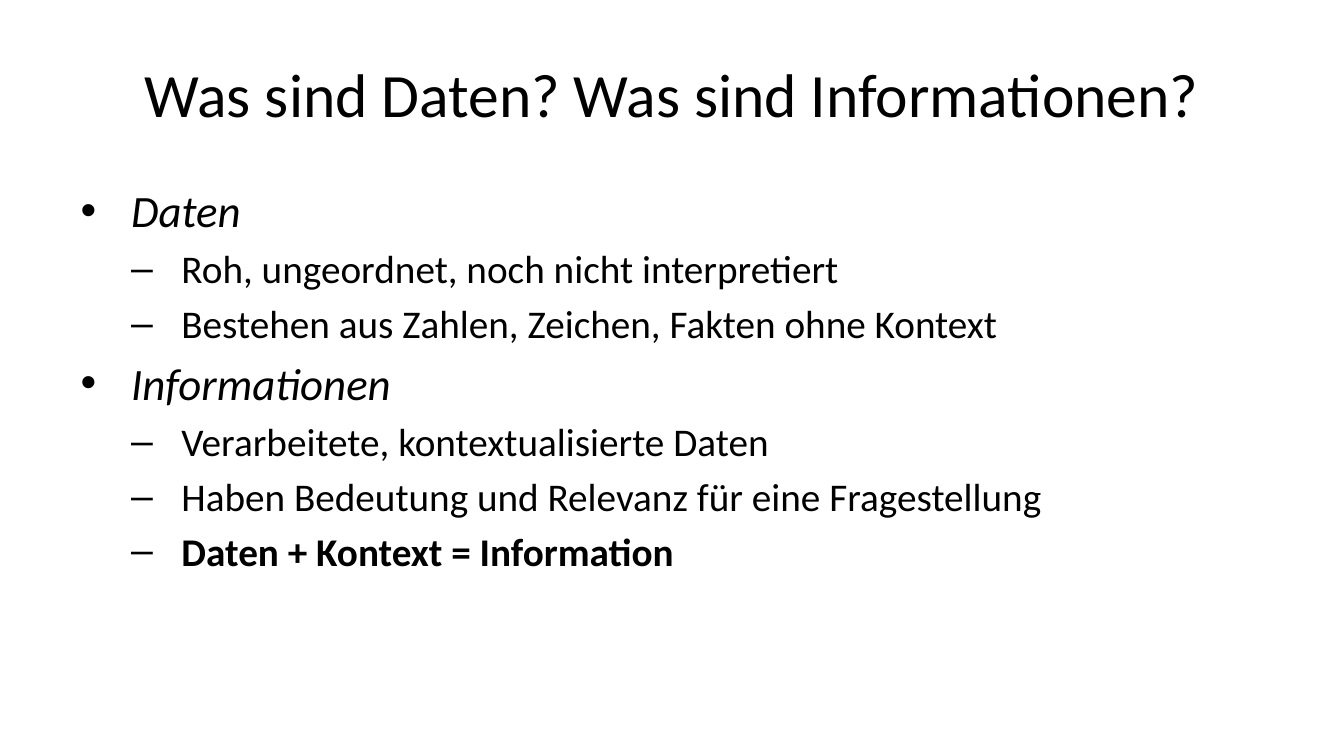
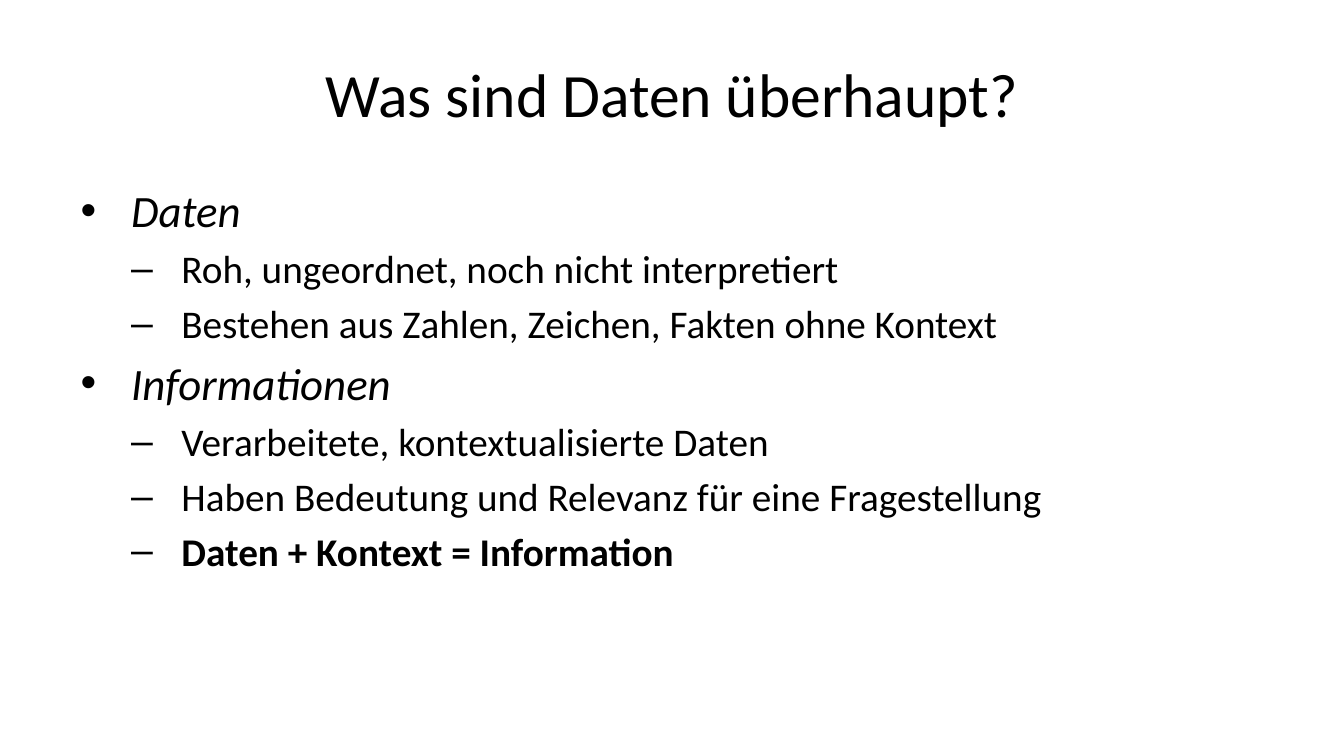
Before and after one commit to daswesen/digitale-inhalte, a slide deck: slide 12 of gdi.pptx (slide 10 before the commit). Drawn at 1344x756 pixels with LibreOffice and Linux fonts; fonts in the diff are those of the drawing. Boxes give left, top, right and bottom in pixels: in the first picture for what was removed or moved away, otherwise in the second. Text is boxed around its words. In the diff, an @@ line names an element or a change of style, - is before the commit and + after.

```diff
--- a/gdi.pptx
+++ b/gdi.pptx
@@ title at box(325, 74, 1018, 127): text changed @@
-Was sind Daten? Was sind Informationen?
+Was sind Daten überhaupt?
```
Also in this commit, not shown: 8 other slides changed, 4 slides added, 4 slides removed, 2 other files.
